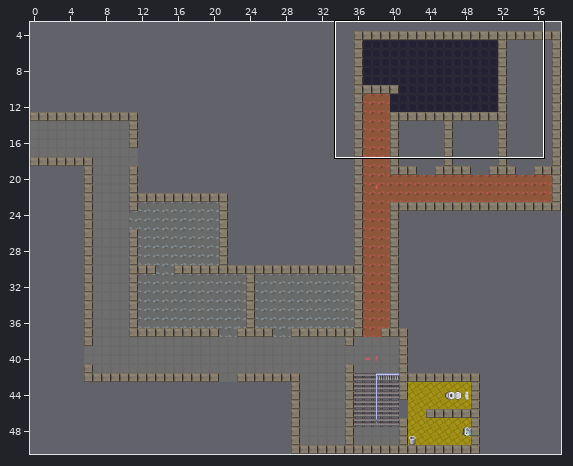
An edit to a level. Tiled map (JSON), zl-map/maps/zl-og.json. Above: a wide view before the commit, with the close-up outlined.
Close-up. Before the edit:
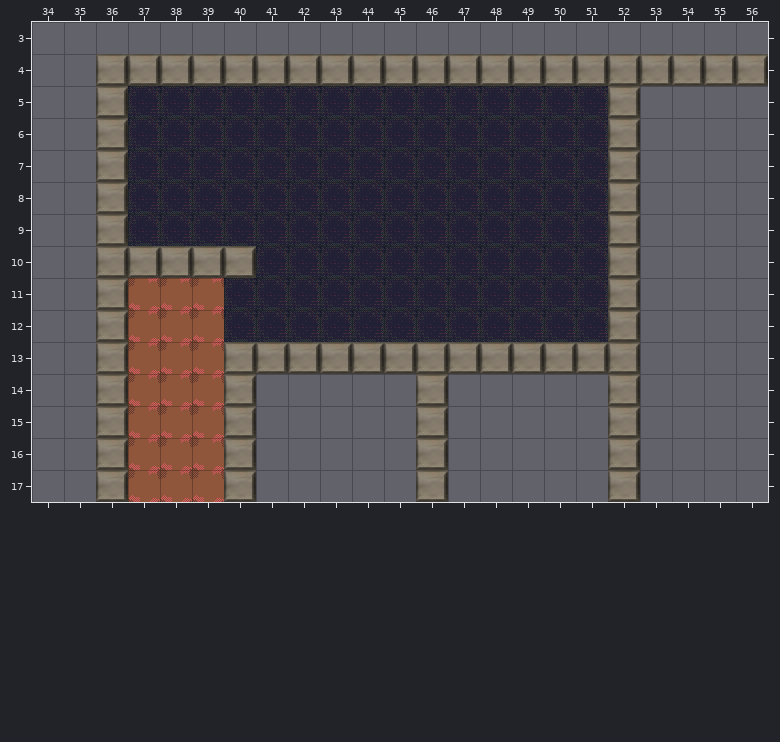
Cells are 32x32 px. Shown: x 34..56, y 3..17. The commit also changed other parts of the map, which this record leaves out.
Now the later version:
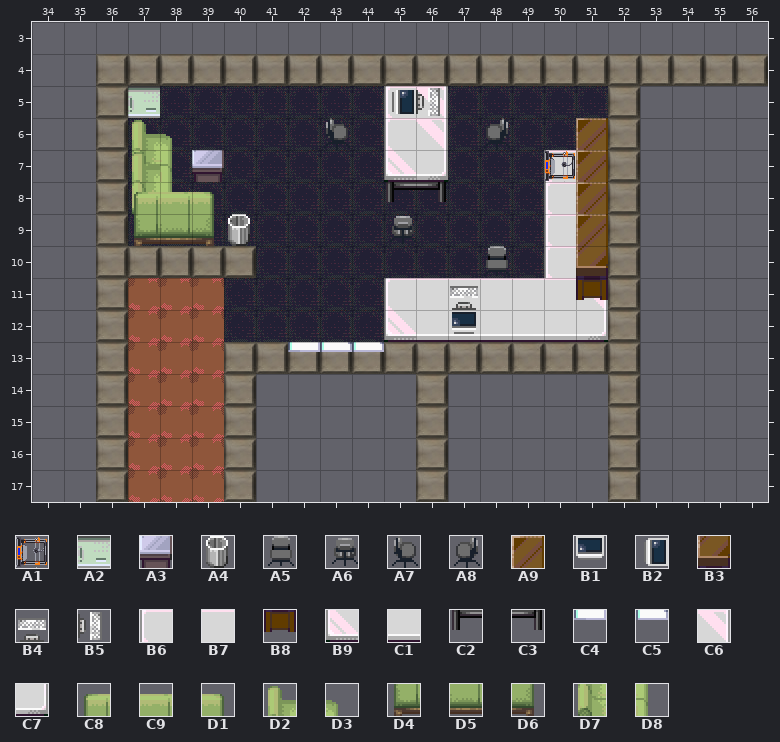
Key: from "chaos_zone_shared": A1 481 turned 90; from "office_1": A2 23 turned 270, A3 68, A4 96, A5 112, A6 113, A7 114, A8 115, A9 128, B1 132 turned 180, B2 132 turned 270, B3 144, B4 148 turned 180, B5 148 turned 270, B6 152, B7 153, B8 160, B9 168, C1 169, C2 184, C3 186; from "office_2": C4 44, C5 45, C6 54, C7 70, C8 90, C9 91, D1 92, D2 104, D3 105, D4 106, D5 107, D6 108, D7 120, D8 121.
__ is an empty cell.
Difference:
Layer "things":
y 5: x 37 __ -> A2; x 45..46 __ __ -> B6 C6
y 6: x 37..38 __ __ -> D2 D3; x 43 __ -> A7; x 45..46 __ __ -> B6 C6; x 48 __ -> A8
y 7: x 37..39 __ __ __ -> D7 D8 A3; x 45..46 __ __ -> B9 C7; x 50 __ -> B6
y 8: x 37..38 __ __ -> D7 D8; x 45..46 __ __ -> C2 C3; x 50 __ -> B6
y 9: x 37..40 __ __ __ __ -> D4 D5 D6 A4; x 45 __ -> A6; x 50 __ -> B6
y 10: x 48 __ -> A5; x 50 __ -> B6
y 11: x 45..51 __ __ __ __ __ __ __ -> B6 B7 B7 B7 B7 B7 C6
y 12: x 45..51 __ __ __ __ __ __ __ -> B9 C1 C1 C1 C1 C1 C7
y 13: x 42..44 __ __ __ -> C4 C5 C5
Layer "on-top-of-things":
y 5: x 45..46 __ __ -> B2 B5
y 6: x 51 __ -> A9
y 7: x 37 __ -> D2; x 50..51 __ __ -> A1 A9
y 8..9: x 51 __ -> A9
y 10: x 51 __ -> B3
y 11: x 47 __ -> B4; x 51 __ -> B8
y 12: x 47 __ -> B1
Layer "over-the-top":
y 8: x 37..39 __ __ __ -> C8 C9 D1
